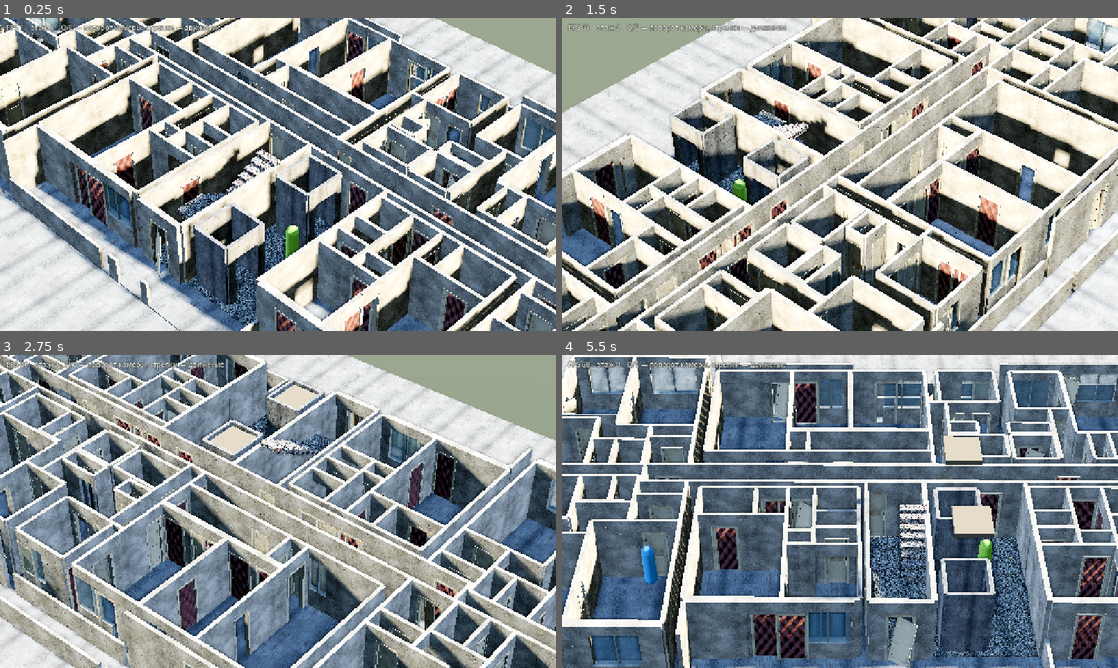
Above: before the commit, frames 1-4 (two rows, left to right).
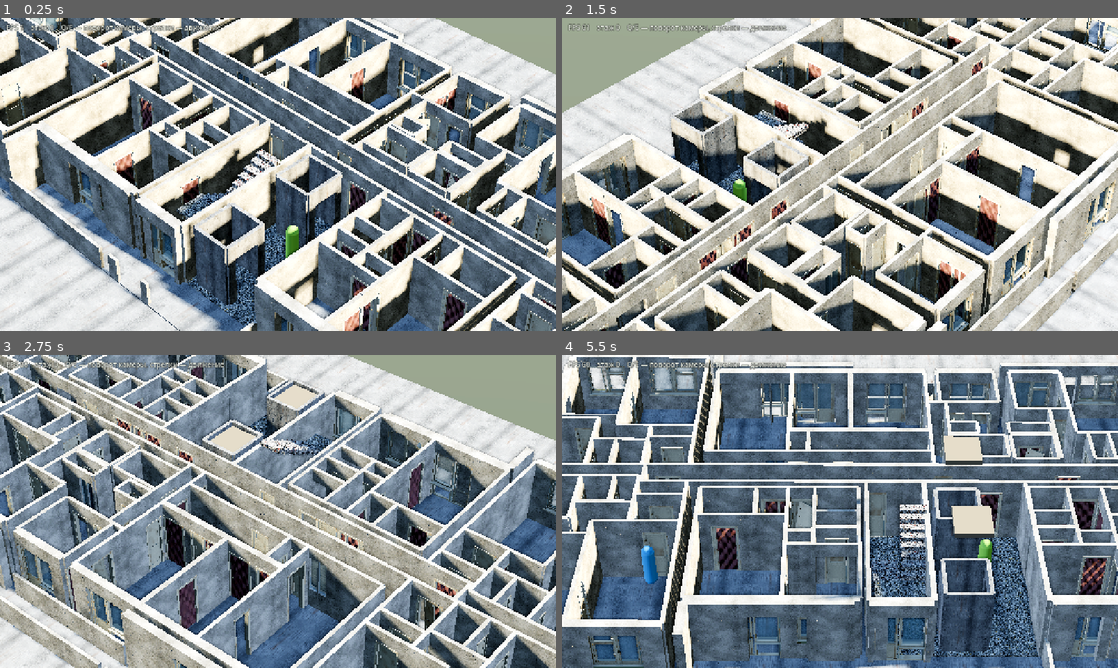
Above: after the commit, the same moments.

Repository: SashkoSoft/Godot_skilled
Game: Godot game, scene res://main.tscn
The game is run twice, just before and just after one commit, with the same random seed, the same clock (stepped at 60 frames per second) and the same inputs.
Inputs:
- Up to frame 1 (0.25 s): no input
- Up to frame 2 (1.5 s): hold Right (ui_right) 0.53-1.28 s; hold Q 0.53-1.28 s; hold Down (ui_down) from 1.28 s (still down); tap E at 1.35 s
- Up to frame 3 (2.75 s): release Down (ui_down) at 2.03 s; hold Right (ui_right) from 2.03 s (still down); hold Q from 2.03 s (still down)
- Up to frame 4 (5.5 s): release Right (ui_right) at 2.78 s; release Q at 2.78 s; hold Up (ui_up) 2.78-3.53 s; tap E at 2.85, 4.35 s; hold Q 3.53-4.28 s; hold Left (ui_left) 3.53-5.03 s; hold Down (ui_down) from 5.03 s (still down); hold Q from 5.03 s (still down)

The runs differ from the first frame. In frame 1, 6.0% of the frame differs, in the area x 0-100%, y 0-100%; in frame 2, 5.9%; in frame 3, 6.1%; in frame 4, 12%.

Commit message:
Оконные и балконные блоки от houdini-assets встали в дом
task-0006 принят. В проёмы вместо стеклянной пластины ставятся модели:
45 оконных блоков (двустворчатый и разбитый, выбор по координате) и
27 балконных на три этажа.

Стена «жильё — лоджия» теперь наружная (0.34), проём в ней расширяется
до 1.85 под балконный блок — где стена короче 2.15, остаётся дверь.
Комната с балконным блоком считается имеющей окно: без окна было 4
помещения, стало 3.

Блоки разворачиваются подоконником в помещение, отливом наружу
(_inward_yaw по центру соседнего помещения), стёклам подставляется
свой прозрачный материал.

Проходимость не изменилась: помещений 76, без двери 0, недостижимо 0.

Co-Authored-By: Claude Opus 5 (1M context) <noreply@anthropic.com>
Claude-Session: https://claude.ai/code/session_019YcjNN9d8bDVjkYVEodEdB

Diff:
--- a/game/main.gd
+++ b/game/main.gd
@@ -407,6 +407,9 @@
 	building.build(_floors)
 	print("[план] проёмов с чертежа: стен %d, по правилу %d, дверей добавлено ради прохода %d"
 			% [building.traced_count, building.rule_count, building.added_count])
+	print("[блоки] двери %d (пропущено %d), окна %d, балконные %d"
+			% [building.placed_doors, building.skipped_doors,
+			building.placed_windows, building.placed_balconies])
 	if not building.unreachable.is_empty():
 		print("[план] по графу не открылось: ", building.unreachable)
 	if _plan_view:
@@ -1047,8 +1050,10 @@
 	for w in building.walls_built:
 		if w["parapet"]:
 			continue
+		# широкий проём к лоджии — это балконный блок, глухое окно в нём есть
+		var loggia: bool = building._is_loggia_wall(w["inner"], w["outer"])
 		for h: Vector3 in (w["holes"] as Array[Vector3]):
-			if h.z >= 0.5:
+			if h.z >= 0.5 or (loggia and h.y >= Tower.BALCONY_W - 0.05):
 				for i in [w["inner"], w["outer"]]:
 					if int(i) >= 0:
 						win[int(i)] = int(win.get(int(i), 0)) + 1
--- a/game/tower.gd
+++ b/game/tower.gd
@@ -19,6 +19,7 @@
 const DOOR_FLAT := 0.90
 const DOOR_ROOM := 0.80
 const WIN := 1.7
+const BALCONY_W := 1.85    ## блок balcony_door: дверь 0,80 + глухое окно 0,90
 
 const KIND_DOOR := 0.0
 const KIND_WIN := 1.0
@@ -150,9 +151,11 @@
 var rule_count := 0       ## стен, где оси на скане нет и проёмы выведены правилом
 var walls_built: Array = []
 var unreachable: Array[int] = []
-var added_count := 0
+var added_count := 0      ## дверей, добавленных ради проходимости
 var placed_doors := 0     ## поставлено дверных блоков
-var skipped_doors := 0    ## пропущено: некуда ставить      ## дверей, добавленных ради проходимости
+var skipped_doors := 0    ## пропущено: некуда ставить
+var placed_windows := 0   ## поставлено оконных блоков
+var placed_balconies := 0 ## поставлено балконных блоков
 
 var _m_wall: ShaderMaterial
 var _m_floor: ShaderMaterial
@@ -418,6 +421,33 @@
 	return hall_a and hall_b
 
 
+## Стена «жильё — лоджия». Она наружная: в неё идёт балконный блок,
+## а не межкомнатная дверь, и толщина у неё как у фасада.
+func _is_loggia_wall(a: int, b: int) -> bool:
+	if a < 0 or b < 0:
+		return false
+	return (int(ROOMS[a][5]) == LOG) != (int(ROOMS[b][5]) == LOG)
+
+
+## Из какого помещения смотрят на оконный блок: не лоджия и не улица.
+func _room_side(inner: int, outer: int) -> int:
+	if outer >= 0 and int(ROOMS[outer][5]) != LOG:
+		if inner < 0 or int(ROOMS[inner][5]) == LOG:
+			return outer
+	return inner
+
+
+## Поворот блока так, чтобы подоконник смотрел в комнату, а отлив — наружу:
+## у моделей окон «комнатная» сторона это местный -Z.
+func _inward_yaw(center: Vector3, dir: Vector3, room: int) -> float:
+	if room < 0:
+		return PI * 0.5 if dir.z > 0.5 else 0.0
+	var r = ROOMS[room]
+	if dir.z > 0.5:                       # стена вдоль Z, нормаль по X
+		return PI * 0.5 if (float(r[0]) + float(r[2])) * 0.5 < center.x else -PI * 0.5
+	return 0.0 if (float(r[1]) + float(r[3])) * 0.5 < center.z else PI
+
+
 ## Что за проём между двумя помещениями: -1 глухая стена, 0 дверь, 1 окно.
 func _opening(a: int, b: int, length: float, on_facade: bool) -> int:
 	if a < 0:
@@ -460,7 +490,8 @@
 			_parapet(f, y, axis, fixed, w["a0"], w["a1"])
 			continue
 		var center := Vector3(fixed, y, mid) if axis == 1 else Vector3(mid, y, fixed)
-		_wall(f, center, dir, w["len"], w["holes"] as Array[Vector3], w["thick"])
+		_wall(f, center, dir, w["len"], w["holes"] as Array[Vector3], w["thick"],
+				null, w["inner"], w["outer"])
 
 
 ## Стены и проёмы берутся из PlanWalls — он собран по таблице ROOMS и скану
@@ -515,8 +546,9 @@
 				holes.append(v)
 		recs.append({"axis": axis, "fixed": fixed, "a0": a0, "a1": a1, "mid": mid,
 				"len": length, "inner": inner, "outer": outer,
-				"holes": _fit_holes(holes, length),
-				"thick": WALL_EXT if typ == 1 else WALL, "parapet": false})
+				"holes": _widen_for_balcony(_fit_holes(holes, length), length, inner, outer),
+				"thick": WALL_EXT if typ == 1 or _is_loggia_wall(inner, outer) else WALL,
+				"parapet": false})
 	return recs
 
 
@@ -613,6 +645,18 @@
 				continue
 		out.append(h)
 	return out
+
+
+## Балконный блок шире двери. Где стена к лоджии это позволяет, расширяем
+## проём под него; где нет — остаётся обычная дверь, блок туда не встанет.
+func _widen_for_balcony(holes: Array[Vector3], length: float, a: int, b: int) -> Array[Vector3]:
+	if holes.size() != 1 or not _is_loggia_wall(a, b):
+		return holes
+	var h: Vector3 = holes[0]
+	if h.z >= 0.5 or length < BALCONY_W + 0.30:
+		return holes
+	var lim := (length - BALCONY_W) * 0.5 - 0.08
+	return [Vector3(clampf(h.x, -lim, lim), BALCONY_W, h.z)] as Array[Vector3]
 
 
 ## Двери, добавленные проверкой проходимости (tools: main.gd --fix-reach).
@@ -736,9 +780,12 @@
 			var b: int = w["outer"]
 			if a != i and b != i:
 				continue
+			var loggia := _is_loggia_wall(a, b)
 			for h: Vector3 in (w["holes"] as Array[Vector3]):
 				if h.z >= 0.5:
 					has = true
+				elif loggia and h.y >= BALCONY_W - 0.05:
+					has = true    # балконный блок: глухое окно в нём уже есть
 			if w["len"] < 1.4:
 				continue
 			if b < 0 and w["thick"] > WALL + 0.01:
@@ -1136,7 +1183,8 @@
 # ---------------------------------------------------------------------------
 
 func _wall(f: int, center: Vector3, dir: Vector3, length: float,
-		holes: Array[Vector3], thick: float = WALL, mat: ShaderMaterial = null) -> void:
+		holes: Array[Vector3], thick: float = WALL, mat: ShaderMaterial = null,
+		inner: int = -1, outer: int = -1) -> void:
 	if mat == null:
 		mat = _m_wall
 	var cuts: Array[Vector3] = holes.duplicate()
@@ -1189,13 +1237,19 @@
 			sp.y = center.y + 0.425
 			var ms := _spawn(sill, sp, mat, f)
 			ms.name = "Sill_%d" % f
-			_glaze(f, center + dir * h.x, dir, h.y, center.y, hw - above)
+			var yaw := _inward_yaw(center, dir, _room_side(inner, outer))
+			if not _window_block(f, center + dir * h.x, dir, h.y, center.y, yaw):
+				_glaze(f, center + dir * h.x, dir, h.y, center.y, hw - above)
 		if h.z < 0.5:
-			var used := 0.0
-			for hh: Vector3 in cuts:
-				used += hh.y
-			_door_block(f, center + dir * h.x, dir, h.y, center.y,
-					used < length - 0.10, thick)
+			if _is_loggia_wall(inner, outer) and h.y >= BALCONY_W - 0.05:
+				_balcony_block(f, center + dir * h.x, dir, h.y, center.y,
+						_inward_yaw(center, dir, _room_side(inner, outer)))
+			else:
+				var used := 0.0
+				for hh: Vector3 in cuts:
+					used += hh.y
+				_door_block(f, center + dir * h.x, dir, h.y, center.y,
+						used < length - 0.10, thick)
 		_mark(f, center + dir * h.x, dir, h.y, h.z, center.y)
 
 
@@ -1252,6 +1306,73 @@
 		fadeable.append(mi)
 
 
+## Оконный блок в проём. Модель от houdini-assets: пивот в середине низа
+## проёма, стёкла отдельными узлами `glass-*` — им подставляю свой материал,
+## чтобы работала прозрачность и потом легла грязь.
+const WIN_MODELS := {
+	"double": "res://assets/models/windows/window_double.glb",
+	"broken": "res://assets/models/windows/window_broken.glb",
+}
+const WIN_MODEL_W := 1.70
+
+static var _win_cache: Dictionary = {}
+
+
+func _window_block(f: int, pos: Vector3, dir: Vector3, width: float,
+		base_y: float, yaw: float) -> bool:
+	if width < 1.0 or width > 2.3:
+		return false                     # не под этот блок, оставляем своё стекло
+	var seed_v := int(absf(pos.x) * 53.0 + absf(pos.z) * 97.0) % 100
+	var kind := "broken" if seed_v < 30 else "double"
+	if not _win_cache.has(kind):
+		if not ResourceLoader.exists(WIN_MODELS[kind]):
+			return false
+		_win_cache[kind] = load(WIN_MODELS[kind])
+	var node: Node3D = (_win_cache[kind] as PackedScene).instantiate()
+	node.position = Vector3(pos.x, base_y + 0.85, pos.z)
+	node.scale = Vector3(width / WIN_MODEL_W, 1.0, 1.0)
+	node.rotation.y = yaw
+	add_child(node)
+	node.set_meta("floor", f)
+	_take_glass(node, f)
+	placed_windows += 1
+	return true
+
+
+## Балконный блок в проём к лоджии: дверь со стеклом плюс глухое окно рядом,
+## общая коробка. Стёкла — узлы `glass-*`, им подставляю свой материал.
+const BALCONY_MODEL := "res://assets/models/windows/balcony_door.glb"
+
+static var _balcony_cache: PackedScene = null
+
+
+func _balcony_block(f: int, pos: Vector3, dir: Vector3, width: float,
+		base_y: float, yaw: float) -> void:
+	if _balcony_cache == null:
+		if not ResourceLoader.exists(BALCONY_MODEL):
+			return
+		_balcony_cache = load(BALCONY_MODEL)
+	var node: Node3D = _balcony_cache.instantiate()
+	node.position = Vector3(pos.x, base_y, pos.z)
+	node.scale = Vector3(width / BALCONY_W, 1.0, 1.0)
+	node.rotation.y = yaw
+	add_child(node)
+	node.set_meta("floor", f)
+	_take_glass(node, f)
+	placed_balconies += 1
+
+
+## Общее для оконных и балконных блоков: стёклам подставить прозрачный
+## материал, всю геометрию отдать затуханию верхних этажей.
+func _take_glass(node: Node3D, f: int) -> void:
+	for c in node.find_children("*", "MeshInstance3D", true, false):
+		var mi := c as MeshInstance3D
+		if mi.name.begins_with("glass"):
+			mi.material_override = _m_glass
+		mi.set_meta("floor", f)
+		fadeable.append(mi)
+
+
 ## Стекло в оконный проём: только вид, коллизии не надо — проём и так
 ## перекрыт подоконником снизу и перемычкой сверху.
 func _glaze(f: int, pos: Vector3, dir: Vector3, width: float, base_y: float,
Binary file added: game/assets/models/windows/balcony_door.glb
Not shown, added: game/assets/models/windows/balcony_door.glb.import
Binary file added: game/assets/models/windows/window_blocks_albedo_1k.png
Not shown, added: game/assets/models/windows/window_blocks_albedo_1k.png.import
Binary file added: game/assets/models/windows/window_blocks_normal_1k.png
Not shown, added: game/assets/models/windows/window_blocks_normal_1k.png.import
Binary file added: game/assets/models/windows/window_blocks_orm_1k.png
Not shown, added: game/assets/models/windows/window_blocks_orm_1k.png.import
Binary file added: game/assets/models/windows/window_broken.glb
Not shown, added: game/assets/models/windows/window_broken.glb.import
Binary file added: game/assets/models/windows/window_double.glb
Not shown, added: game/assets/models/windows/window_double.glb.import
(and 2 more such lines)
